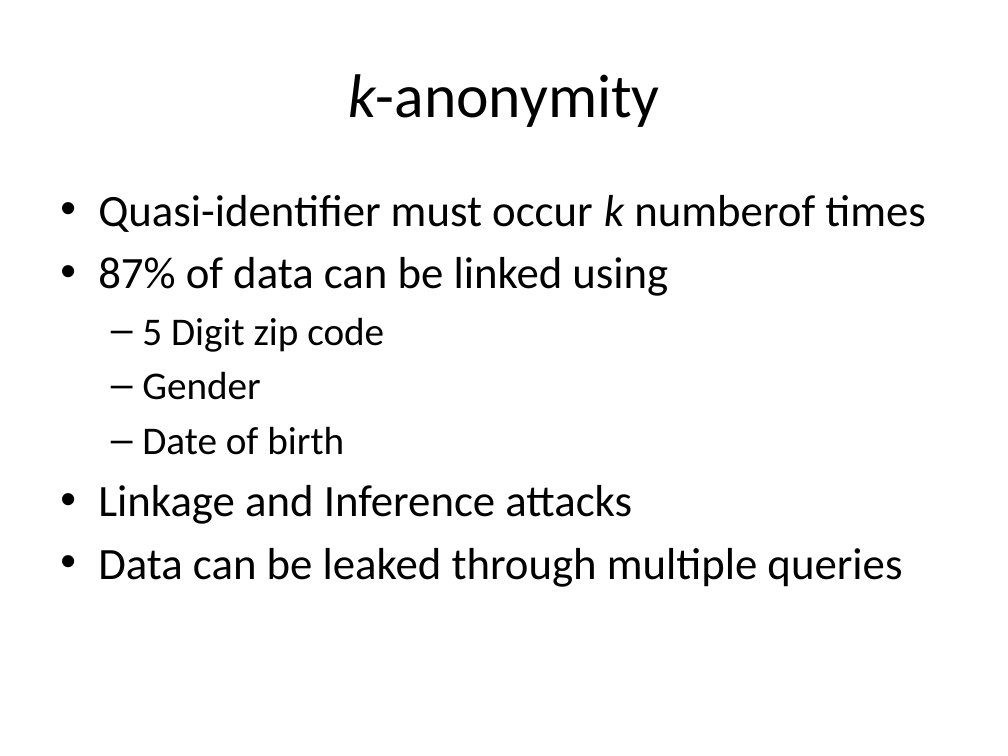
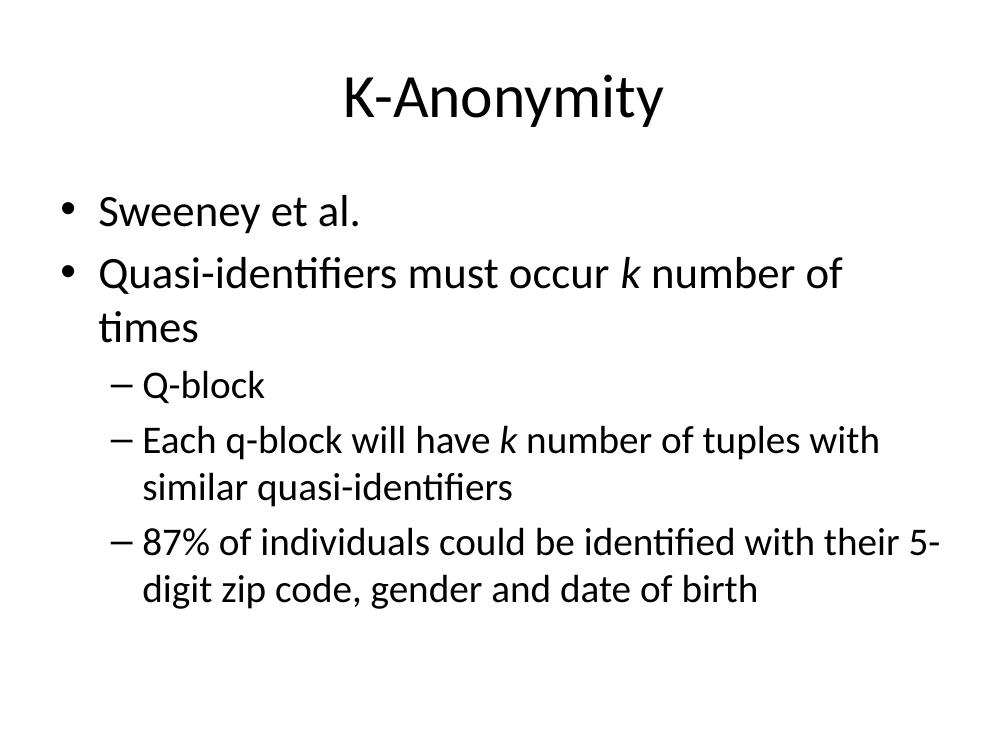
Before and after one commit to jayvelasco1990/big-data, a slide deck: slide 6 of Final Project/draft_presentation.pptx (slide 4 before the commit). Drawn at 1008x756 pixels with LibreOffice and Linux fonts; fonts in the diff are those of the drawing. Boxes give left, top, right and bottom in pixels: in the first picture for what was removed or moved away, otherwise in the second. Text is boxed around its words. In the diff, an @@ line names an element or a change of style, - is before the commit and + after.

```diff
--- a/Final Project/draft_presentation.pptx
+++ b/Final Project/draft_presentation.pptx
@@ title at (343,74,664,127): text changed @@
-k-anonymity
+K-Anonymity
@@ text at (98,195,941,609): text changed; size 32 to 28 pt @@
-• Quasi-identifier must occur k numberof times
-• 87% of data can be linked using
-  – 5 Digit zip code
-  – Gender
-  – Date of birth
-• Linkage and Inference attacks
-• Data can be leaked through multiple queries
+• Sweeney et al.
+• Quasi-identifiers must occur k number of times
+  – Q-block
+  – Each q-block will have k number of tuples with similar quasi-identifiers
+  – 87% of individuals could be identified with their 5-digit zip code, gender and date of birth
```
Also in this commit, not shown: 2 other slides changed, 9 slides added, 3 slides removed, 1 other file.
